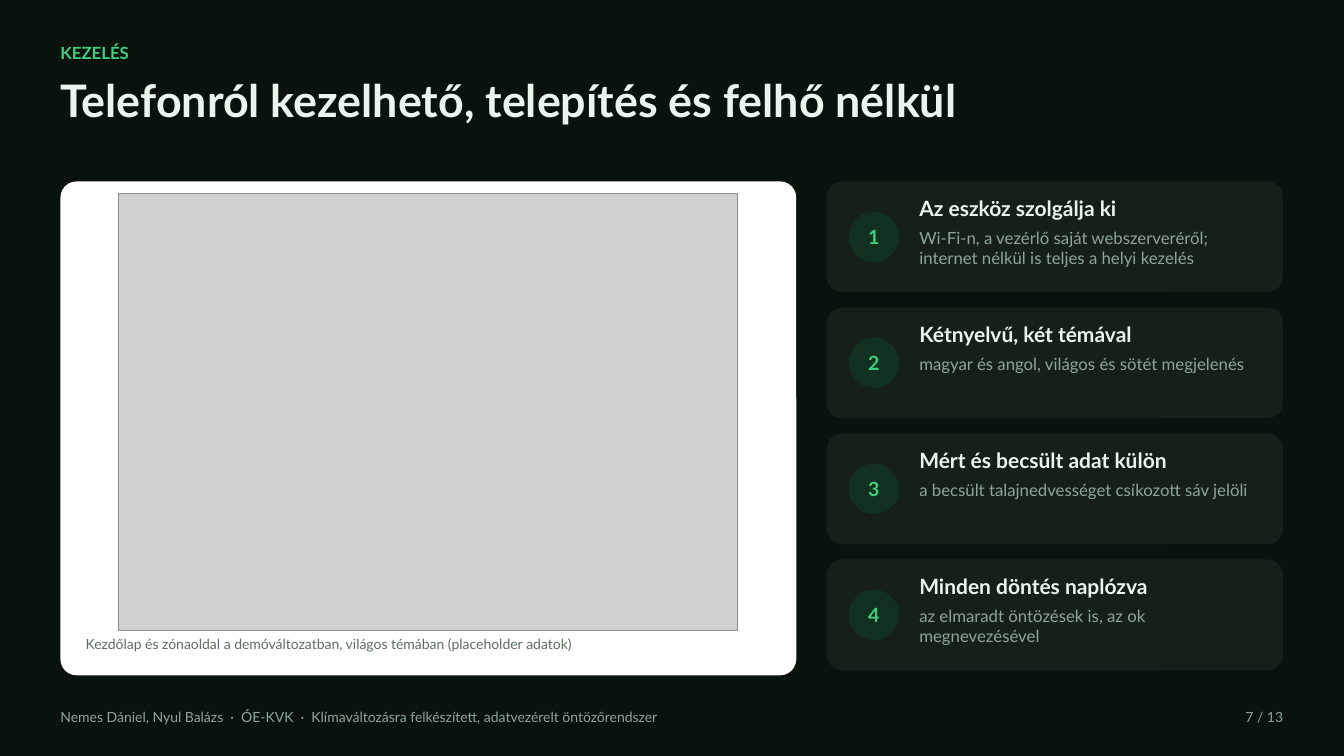
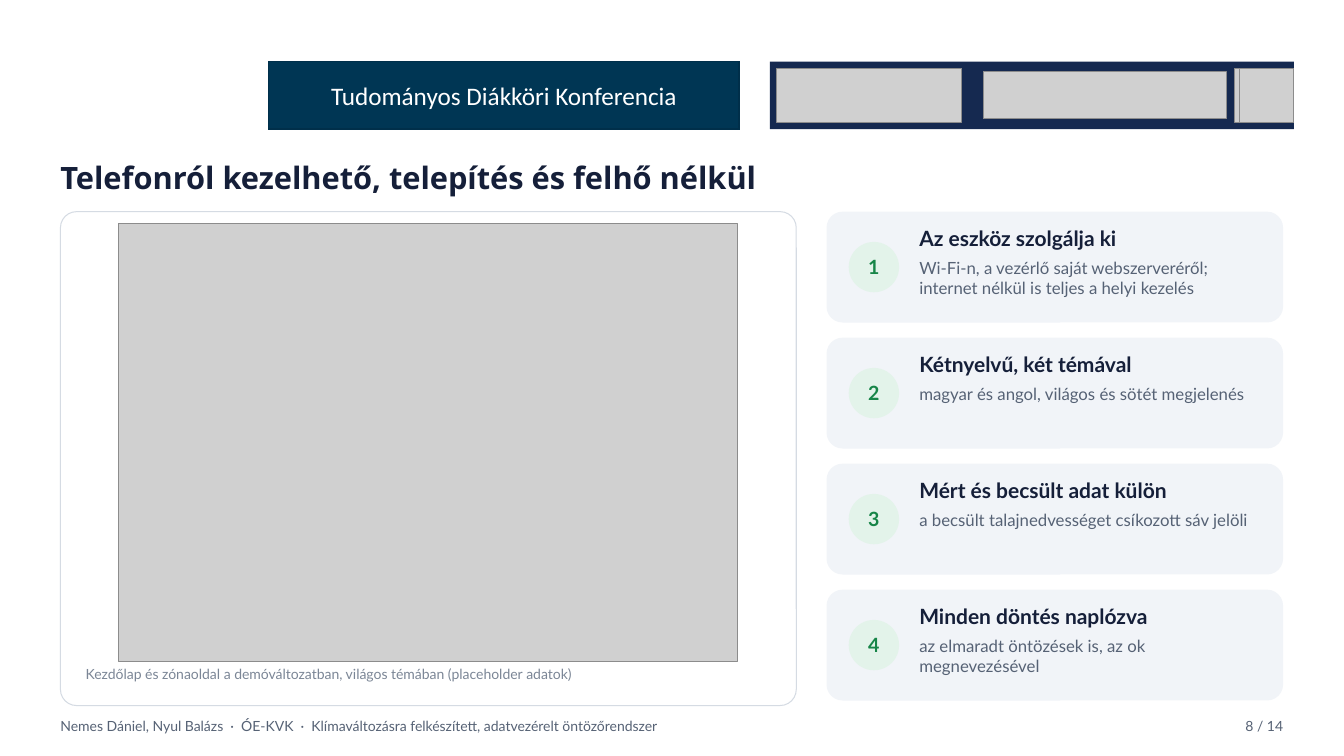
Before and after one commit to CITROMOSEPER/4-zone-irrigation-system-2026-TDK-Project, a slide deck: slide 8 of TDK_prezentacio_ND_NyB.pptx (slide 7 before the commit). Drawn at 1344x756 pixels with LibreOffice and Linux fonts; fonts in the diff are those of the drawing; grey boxes stand for pictures; background and template pictures are left out. Boxes give left, top, right and bottom in pixels: in the first picture for what was removed or moved away, otherwise in the second. Text is boxed around its words. In the diff, an @@ line names an element or a change of style, - is before the commit and + after.

```diff
--- a/TDK_prezentacio_ND_NyB.pptx
+++ b/TDK_prezentacio_ND_NyB.pptx
@@ background #0A120D to #FFFFFF at 36% opacity @@
@@ text removed at [60,45,128,59] @@
-KEZELÉS
@@ rectangle added at [269,62,740,129], fill #003654, outline #002F4A 1 pt, 18 pt, text #FFFFFF @@
+Tudományos Diákköri Konferencia
@@ rectangle added at [770,62,1295,129], fill #152950 @@
@@ picture added at [776,69,962,122] @@
@@ picture added at [983,72,1226,119] @@
@@ picture added at [1234,69,1288,122] @@
@@ picture added at [1240,69,1294,122] @@
@@ text "Telefonról kezelhető, telepítés és felhő ...": place and size @@
-text "Telefonról kezelhető, telepítés és felhő ..." at [60,83,957,125]
+text "Telefonról kezelhető, telepítés és felhő ..." at [60,165,756,197]
@@ text "Telefonról kezelhető, telepítés és felhő ..." at [60,165,756,197]: size 32 to 22 pt, font Lato to Open Sans, text colour #E9F5ED to #151F39; line spacing 1 to 0.9; more space between paragraphs; vertical alignment top to bottom @@
@@ rounded rectangle at [60,212,797,706]: outline none to #D5DBE3 0.75 pt @@
@@ text colour #8EA697 to #566275 in 5 elements at [60,719,657,734], [919,513,1247,529], [919,639,1145,675], [919,261,1207,297], [919,387,1245,403] @@
@@ 9 texts, 5 rounded rectangles, 4 ellipses, 1 picture: place and size @@
-9 texts, 5 rounded rectangles, 4 ellipses, 1 picture at [60,181,1284,676]
+9 texts, 5 rounded rectangles, 4 ellipses, 1 picture at [60,212,1284,706]
@@ fill #152019 to #F1F4F8 in 4 elements at [827,212,1284,323], [827,338,1284,449], [827,464,1284,575], [827,590,1284,701] @@
@@ text colour #3FCF7C to #178548; fill #12301F to #E3F3EA in 4 elements at [849,242,899,292], [849,368,899,418], [849,494,899,544], [849,620,899,670] @@
@@ text colour #E9F5ED to #151F39 in 4 elements at [919,230,1117,250], [919,356,1132,376], [919,482,1167,498], [919,608,1148,628] @@
@@ text "Kezdőlap és zónaoldal a demóváltozatban, ..." at [86,668,571,682]: text colour #5B6E61 to #7B8696 @@
@@ text "Nemes Dániel, Nyul Balázs · ...": place and size @@
-text "Nemes Dániel, Nyul Balázs · ..." at [60,710,657,725]
+text "Nemes Dániel, Nyul Balázs · ..." at [60,719,657,734]
@@ text removed at [1245,712,1283,722] @@
-7 / 13
@@ text added at [1245,721,1283,731], 10 pt, text #566275 @@
+8 / 14
```
Also in this commit, not shown: 12 other slides changed, 1 slide added, 3 other files.
